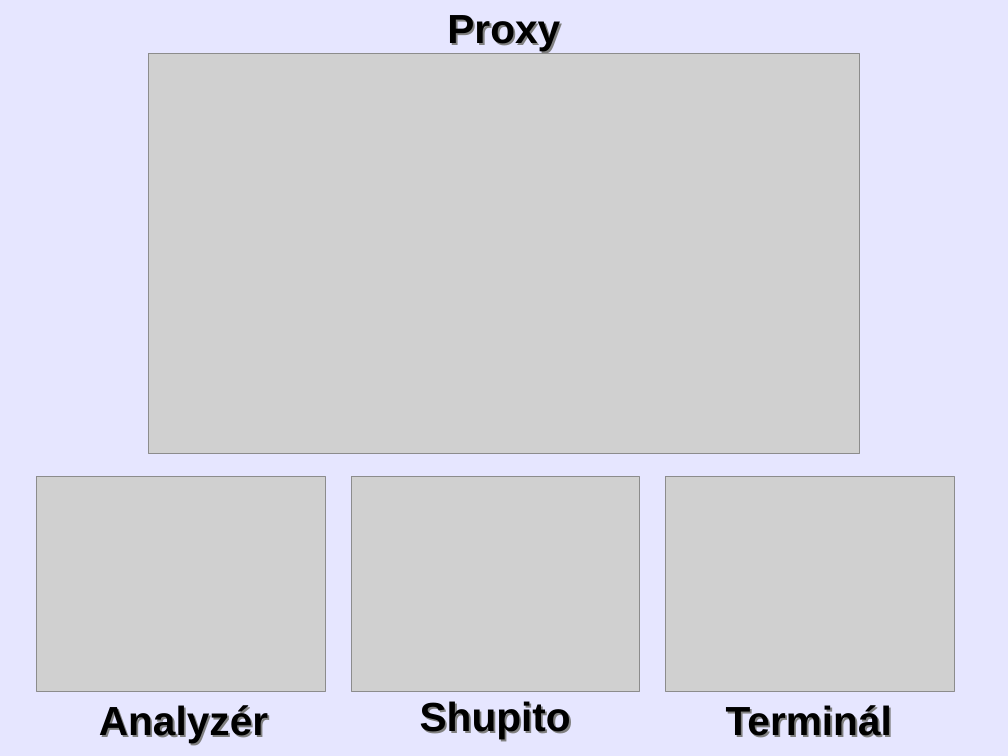
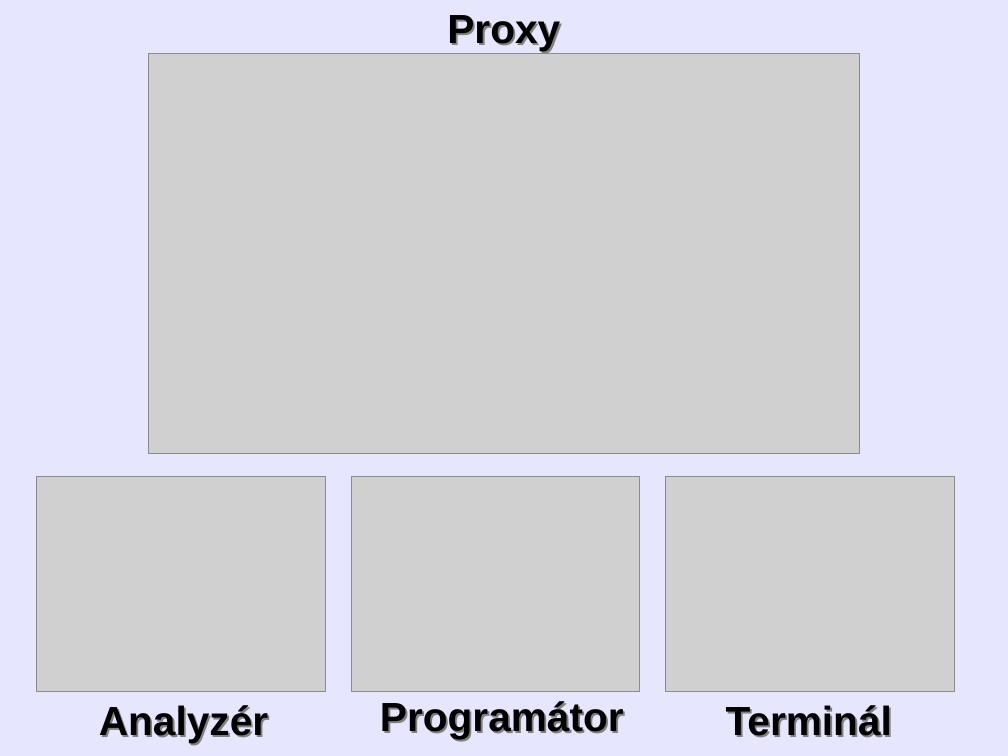
Before and after one commit to Tasssadar/soc, a slide deck: slide 10 of prezentace.odp (slide 9 before the commit). Drawn at 1008x756 pixels with LibreOffice and Linux fonts; fonts in the diff are those of the drawing; grey boxes stand for pictures. Boxes give left, top, right and bottom in pixels: in the first picture for what was removed or moved away, otherwise in the second. Text is boxed around its words. In the diff, an @@ line names an element or a change of style, - is before the commit and + after.

```diff
--- a/prezentace.odp
+++ b/prezentace.odp
@@ text added at <box>380,701,624,739</box>, 32 pt, text #000000, bold @@
+Programátor
@@ text removed at <box>420,701,571,739</box> @@
-Shupito
```
Also in this commit, not shown: 5 other slides changed, 2 other files.
